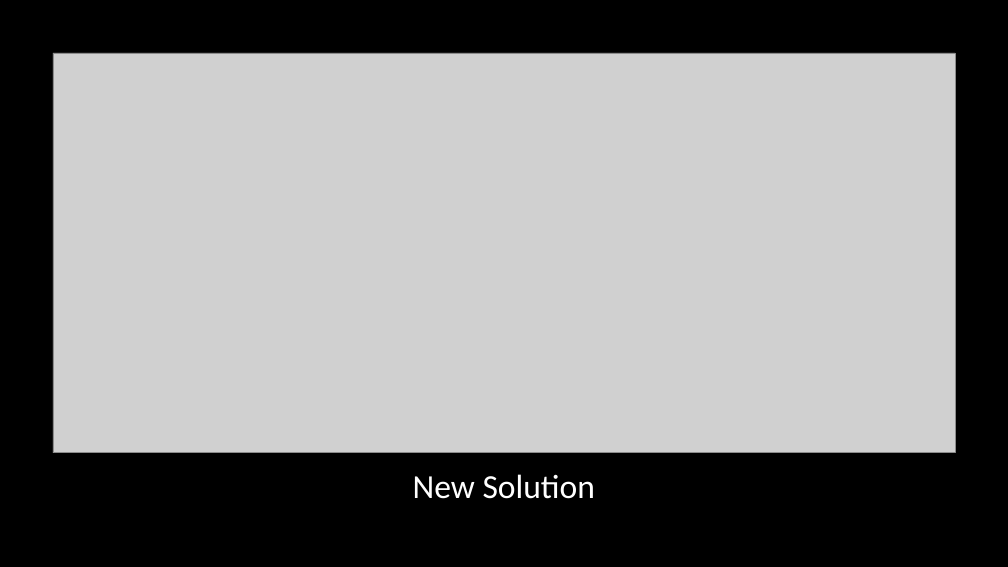
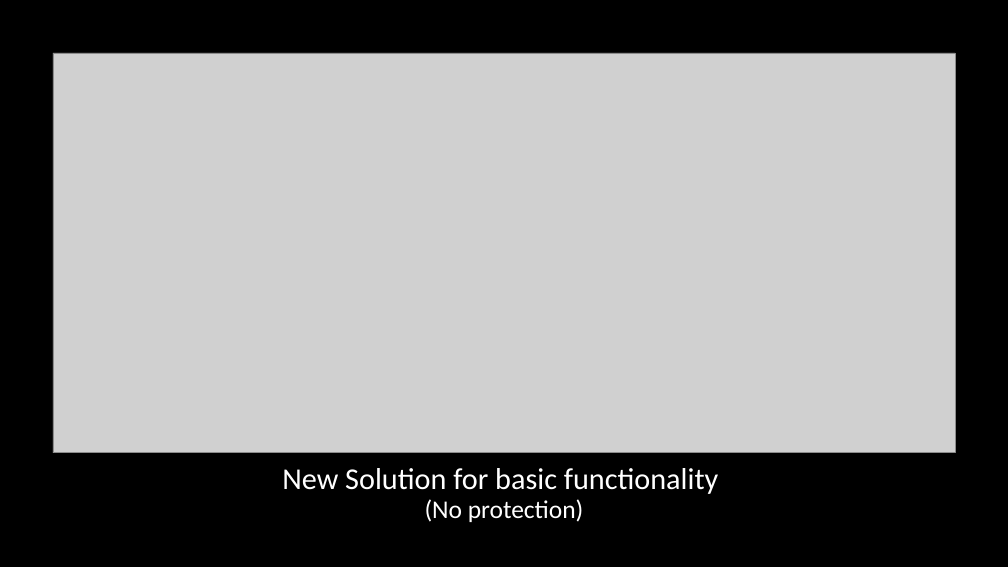
Before and after one commit to Team-Sagittarius-ENTC/Linear-Power-Supply, a slide deck: slide 7 of assignments_material/LPS-progress-review-december_2021.pptx. Drawn at 1008x567 pixels with LibreOffice and Linux fonts; fonts in the diff are those of the drawing; grey boxes stand for pictures. Boxes give left, top, right and bottom in pixels: in the first picture for what was removed or moved away, otherwise in the second. Text is boxed around its words. In the diff, an @@ line names an element or a change of style, - is before the commit and + after.

```diff
--- a/assignments_material/LPS-progress-review-december_2021.pptx
+++ b/assignments_material/LPS-progress-review-december_2021.pptx
@@ title at [282, 468, 719, 522]: text changed; size 32 to 28.8 pt @@
-New Solution
+New Solution for basic functionality
+(No protection)
```
Also in this commit, not shown: 5 other slides changed.
